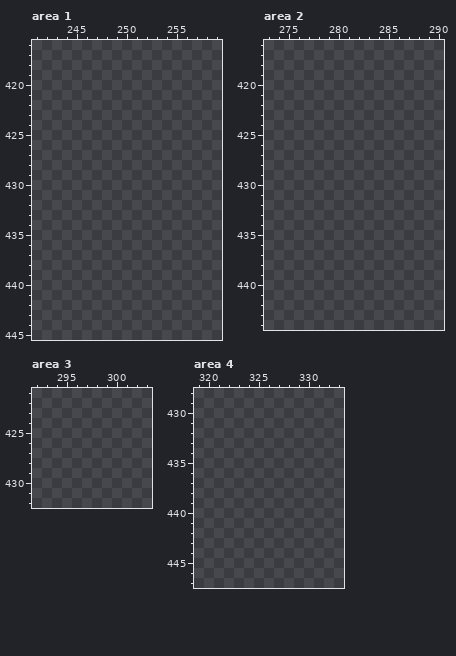
Two states of a pixel-art file, assets/sprites/work atlases/ItemAtlasWorkplace.aseprite. Above: the version before the commit.
528x608 pixels, 1 frame. Colours within 5 levels of each other are drawn and written as one. Shown: area 1: x 241..259, y 416..445; area 2: x 273..290, y 416..444; area 3: x 292..303, y 421..432; area 4: x 319..333, y 428..447. The commit also changed other parts of the picture, which this record leaves out.
Now the later version:
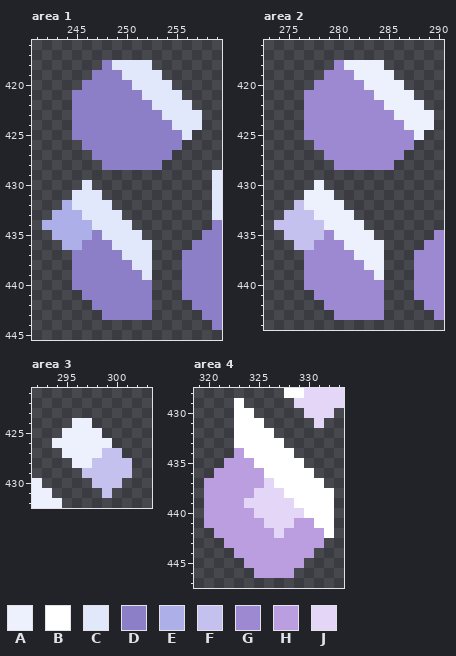
Palette (. is transparent): A #edf1fd  B #ffffff  C #e1e8fb  D #8d7ec8  E #adb0e8  F #c4c1ee  G #9c89d1  H #ba9ee0  J #e4d6f6
Difference:
--- area 1
@@ x 241..259 @@
 417 ...................
-418 ...................
-419 ...................
-420 ...................
-421 ...................
-422 ...................
-423 ...................
-424 ...................
-425 ...................
-426 ...................
-427 ...................
-428 ...................
-429 ...................
-430 ...................
-431 ...................
-432 ...................
-433 ...................
-434 ...................
-435 ...................
-436 ...................
-437 ...................
-438 ...................
-439 ...................
-440 ...................
-441 ...................
-442 ...................
-443 ...................
-444 ...................
+418 .......DCCCC.......
+419 ......DDDCCCC......
+420 .....DDDDDCCCC.....
+421 ....DDDDDDDCCCC....
+422 ....DDDDDDDDCCCC...
+423 ....DDDDDDDDDCCCC..
+424 ....DDDDDDDDDDCCC..
+425 ....DDDDDDDDDDDC...
+426 .....DDDDDDDDDD....
+427 ......DDDDDDDD.....
+428 .......DDDDDD......
+429 ..................C
+430 .....C............C
+431 ....CCC...........C
+432 ...ECCCC..........C
+433 ..EEECCCC.........C
+434 .EEEEECCCC........D
+435 ..EEEEDCCCC......DD
+436 ...EEDDDCCCC....DDD
+437 ....DDDDDCCC...DDDD
+438 ....DDDDDDCC...DDDD
+439 ....DDDDDDDC...DDDD
+440 ....DDDDDDDD...DDDD
+441 .....DDDDDDD...DDDD
+442 ......DDDDDD....DDD
+443 .......DDDDD.....DD
+444 ..................D
 445 ...................
--- area 2
@@ x 273..290 @@
 417 ..................
-418 ..................
-419 ..................
-420 ..................
-421 ..................
-422 ..................
-423 ..................
-424 ..................
-425 ..................
-426 ..................
-427 ..................
-428 ..................
+418 .......GAAAA......
+419 ......GGGAAAA.....
+420 .....GGGGGAAAA....
+421 ....GGGGGGGAAAA...
+422 ....GGGGGGGGAAAA..
+423 ....GGGGGGGGGAAAA.
+424 ....GGGGGGGGGGAAA.
+425 ....GGGGGGGGGGGA..
+426 .....GGGGGGGGGG...
+427 ......GGGGGGGG....
+428 .......GGGGGG.....
 429 ..................
-430 ..................
-431 ..................
-432 ..................
-433 ..................
-434 ..................
-435 ..................
-436 ..................
-437 ..................
-438 ..................
-439 ..................
-440 ..................
-441 ..................
-442 ..................
-443 ..................
+430 .....A............
+431 ....AAA...........
+432 ...FAAAA..........
+433 ..FFFAAAA.........
+434 .FFFFFAAAA........
+435 ..FFFFGAAAA......G
+436 ...FFGGGAAAA....GG
+437 ....GGGGGAAA...GGG
+438 ....GGGGGGAA...GGG
+439 ....GGGGGGGA...GGG
+440 ....GGGGGGGG...GGG
+441 .....GGGGGGG...GGG
+442 ......GGGGGG....GG
+443 .......GGGGG.....G
 444 ..................
--- area 3
@@ x 292..303 @@
 423 ............
-424 ............
-425 ............
-426 ............
-427 ............
-428 ............
-429 ............
-430 ............
-431 ............
-432 ............
+424 ....AA......
+425 ...AAAA.....
+426 ..AAAAAA....
+427 ...AAAAFF...
+428 ....AAFFFF..
+429 .....FFFFF..
+430 A.....FFF...
+431 AA.....F....
+432 AAA.........
--- area 4
@@ x 319..333 @@
-428 ...............
-429 ...............
-430 ...............
-431 ...............
-432 ...............
-433 ...............
-434 ...............
-435 ...............
-436 ...............
-437 ...............
-438 ...............
-439 ...............
-440 ...............
-441 ...............
-442 ...............
-443 ...............
-444 ...............
-445 ...............
-446 ...............
+428 .........BBJJJJ
+429 ....B.....JJJJJ
+430 ....BB.....JJJ.
+431 ....BBB.....J..
+432 ....BBBB.......
+433 ....BBBBB......
+434 ....HBBBBB.....
+435 ...HHHBBBBB....
+436 ..HHHHHBBBBB...
+437 .HHHHHHJBBBBB..
+438 .HHHHHJJJBBBBB.
+439 .HHHHJJJJJBBBB.
+440 .HHHHHJJJJJBBB.
+441 .HHHHHHJJJHHBB.
+442 ..HHHHHHJHHHHB.
+443 ...HHHHHHHHHH..
+444 ....HHHHHHHH...
+445 .....HHHHHH....
+446 ......HHHH.....
 447 ...............
Boxes around the changes in both pictures, in picture pixels (x1, y1, x2, y2):
added: (42, 60, 222, 330)
added: (274, 60, 444, 320)
added: (32, 418, 132, 508)
added: (204, 388, 344, 578)
